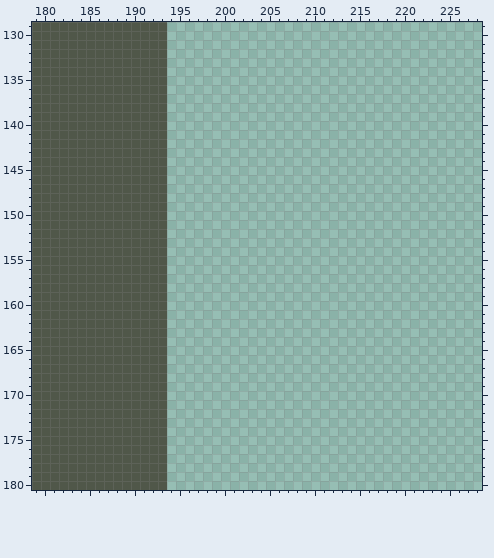
Pixel-art file: assets/Concept/BossConcept.ase. The first picture shows the starting point.
256x256 pixels, 1 frame. Shown: x 179..228, y 129..180.
And afterwards:
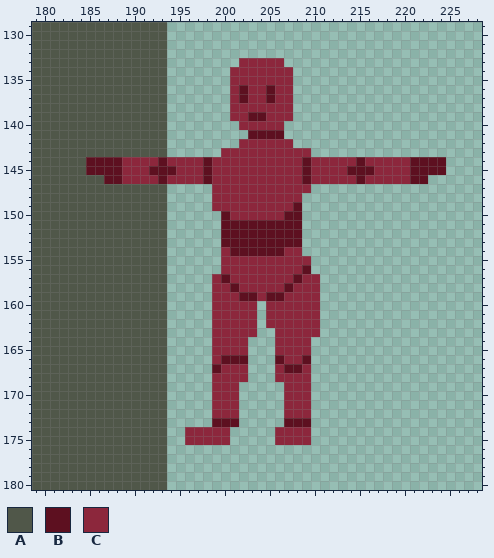
Palette (. is transparent): A #505749  B #5d1020  C #8c273c
Change:
Layer "silhouette Copy Copy":
y 133: x 202..206 ..... -> CCCCC
y 134..135: x 201..207 ....... -> CCCCCCC
y 136..137: x 201..207 ....... -> CBCCBCC
y 138: x 201..207 ....... -> CCCCCCC
y 139: x 201..207 ....... -> CCBBCCC
y 140: x 202..206 ..... -> CCCCC
y 141: x 203..206 .... -> BBBB
y 142: x 202..207 ...... -> CCCCCC
y 143: x 200..209 .......... -> CCCCCCCCCC
y 144: x 185..224 AAAAAAAAA............................... -> BBBBCCCCBCCCCBCCCCCCCCCCBCCCCCBCCCCCBBBB
y 145: x 185..224 AAAAAAAAA............................... -> BBBBCCCBBBCCCBCCCCCCCCCCBCCCCBBBCCCCBBBB
y 146: x 187..222 AAAAAAA............................. -> BBCCCCBCCCCBCCCCCCCCCCBCCCCCBCCCCCBB
y 147: x 199..209 ........... -> CCCCCCCCCCC
y 148: x 199..208 .......... -> CCCCCCCCCC
y 149: x 199..208 .......... -> CCCCCCCCCB
y 150: x 200..208 ......... -> BCCCCCCBB
y 151..153: x 200..208 ......... -> BBBBBBBBB
y 154: x 200..208 ......... -> CBBBBBBCC
y 155: x 200..209 .......... -> CCCCCCCCCC
y 156: x 200..209 .......... -> CCCCCCCCCB
y 157: x 199..210 ............ -> CBCCCCCCCBCC
y 158: x 199..210 ............ -> CCBCCCCCBCCC
y 159: x 199..210 ............ -> CCCBBCBBCCCC
y 160..162: x 199..203 ..... -> CCCCC; x 205..210 ...... -> CCCCCC
y 163: x 199..203 ..... -> CCCCC; x 206..210 ..... -> CCCCC
y 164..165: x 199..202 .... -> CCCC; x 206..209 .... -> CCCC
y 166: x 199..202 .... -> CBBB; x 206..209 .... -> BCCB
y 167: x 199..202 .... -> BCCC; x 206..209 .... -> CBBC
y 168: x 199..202 .... -> CCCC; x 206..209 .... -> CCCC
y 169..172: x 199..201 ... -> CCC; x 207..209 ... -> CCC
y 173: x 199..201 ... -> BBB; x 207..209 ... -> BBB
y 174..175: x 196..200 ..... -> CCCCC; x 206..209 .... -> CCCC
Where, in picture pixels (left, top, right, bottom), the same in both pictures:
changed: (86, 58, 446, 445)
